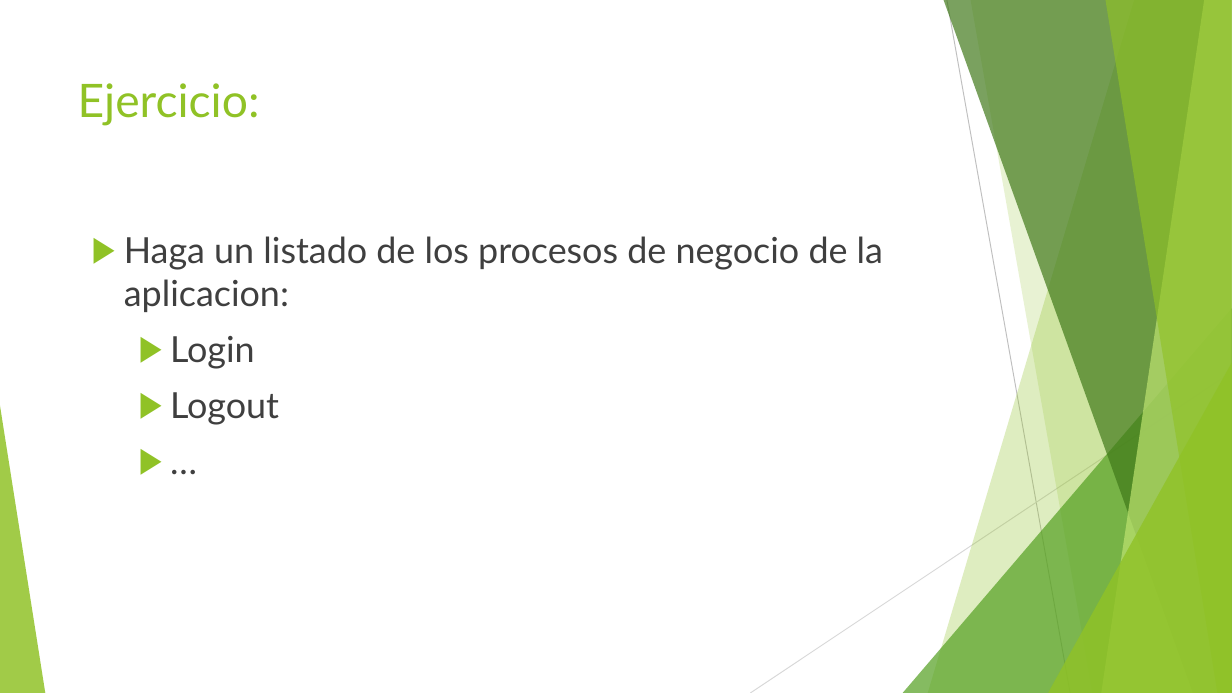
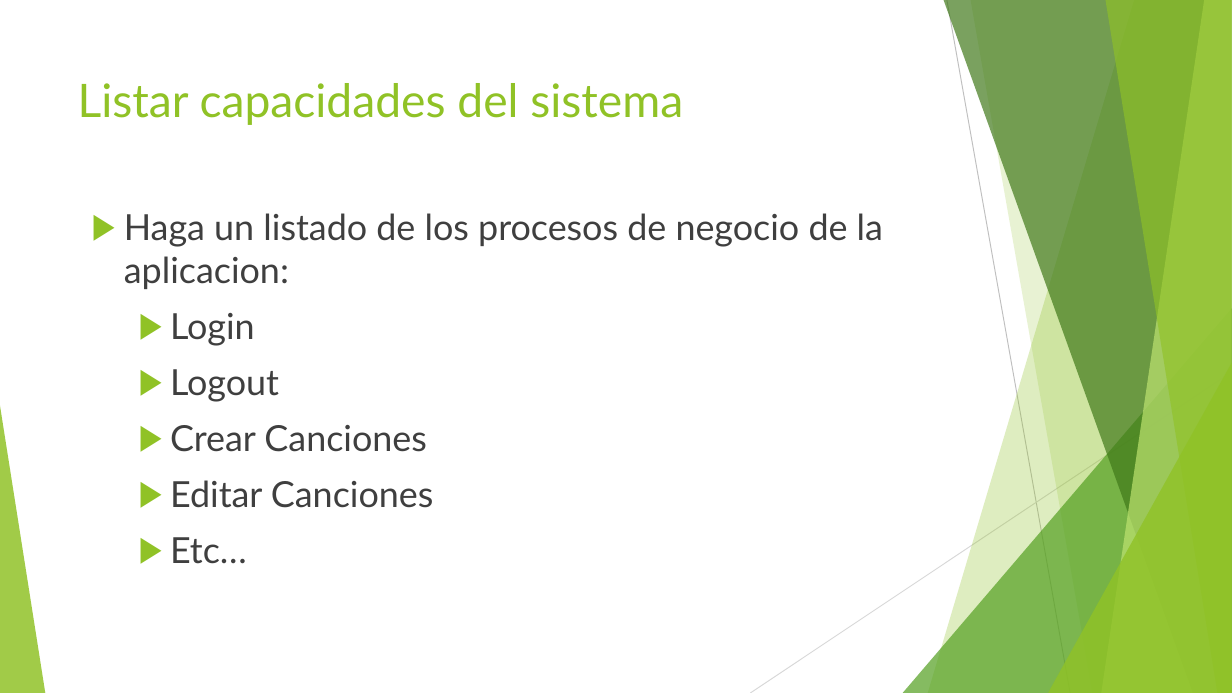
Before and after one commit to jomarnavarro/intro_automation, a slide deck: slide 10 of presentaciones/Selenium, Modulo 1.pptx. Drawn at 1232x693 pixels with LibreOffice and Linux fonts; fonts in the diff are those of the drawing. Boxes give left, top, right and bottom in pixels: in the first picture for what was removed or moved away, otherwise in the second. Text is boxed around its words. In the diff, an @@ line names an element or a change of style, - is before the commit and + after.

```diff
--- a/presentaciones/Selenium, Modulo 1.pptx
+++ b/presentaciones/Selenium, Modulo 1.pptx
@@ title at [78, 83, 683, 125]: text changed @@
-Ejercicio:
+Listar capacidades del sistema
@@ text "Haga un listado de los ...": place and size @@
-text "Haga un listado de los ..." at [124, 236, 883, 425]
+text "Haga un listado de los ..." at [124, 213, 883, 564]
@@ text at [170, 425, 433, 564]: text changed @@
-  ▶ …
+  ▶ Crear Canciones
+  ▶ Editar Canciones
+  ▶ Etc…
```
Also in this commit, not shown: 1 other slide changed, 1 slide added.
